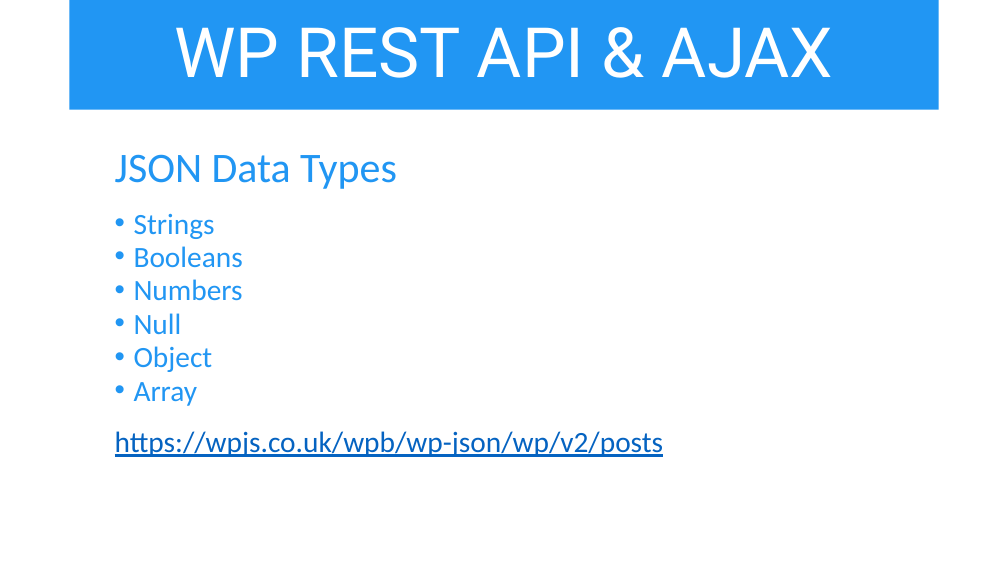
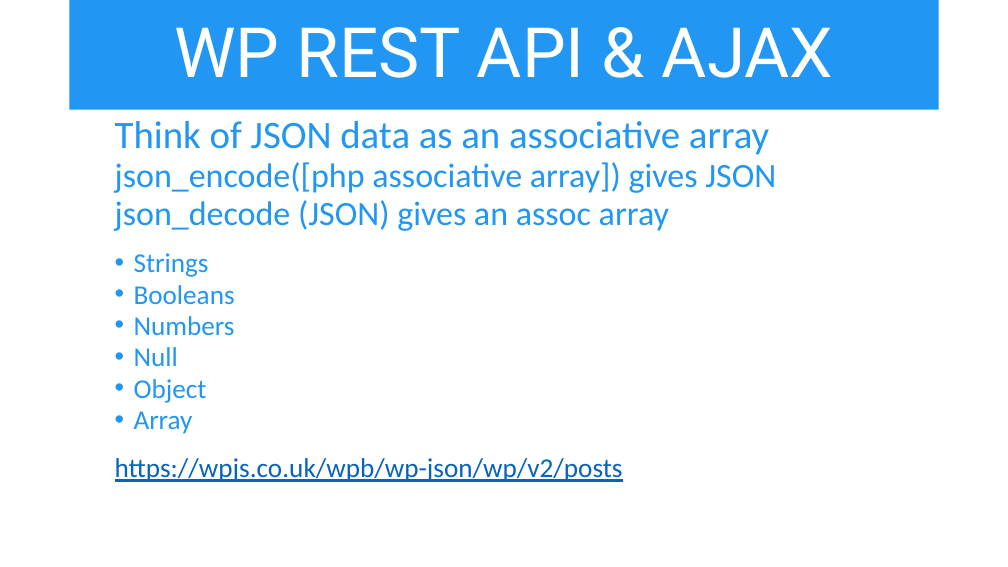
Before and after one commit to iwswordpress/rest, a slide deck: slide 11 of rest-api-workshop.pptx. Drawn at 1008x567 pixels with LibreOffice and Linux fonts; fonts in the diff are those of the drawing. Boxes give left, top, right and bottom in pixels: in the first picture for what was removed or moved away, otherwise in the second. Text is boxed around its words. In the diff, an @@ line names an element or a change of style, - is before the commit and + after.

```diff
--- a/rest-api-workshop.pptx
+++ b/rest-api-workshop.pptx
@@ text "Think of JSON data as ...": place and size @@
-text "Think of JSON data as ..." at (115,154,664,457)
+text "Think of JSON data as ..." at (115,121,776,482)
@@ text at (115,121,776,231): text changed; size 40 to 32.4 pt @@
-  JSON Data Types
+  Think of JSON data as an associative array
+  json_encode([php associative array]) gives JSON
+  json_decode (JSON) gives an assoc array
@@ text at (115,253,623,482): size 28 to 25.9 pt in "Strings", "Booleans", "Numbers", "Null" and 3 more places @@
```
Also in this commit, not shown: 1 other slide changed, 6 slides added, 2 other files.
